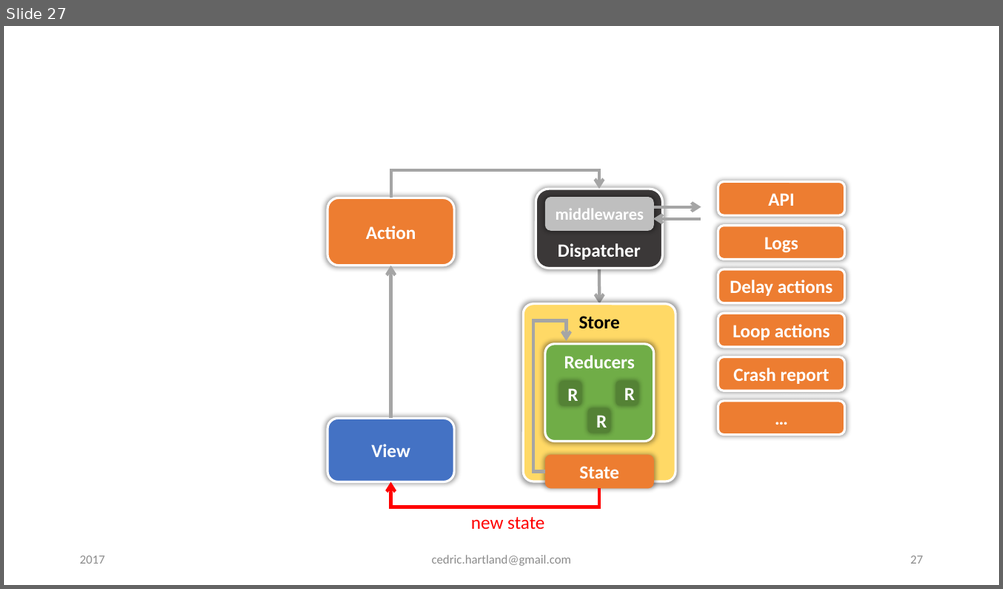
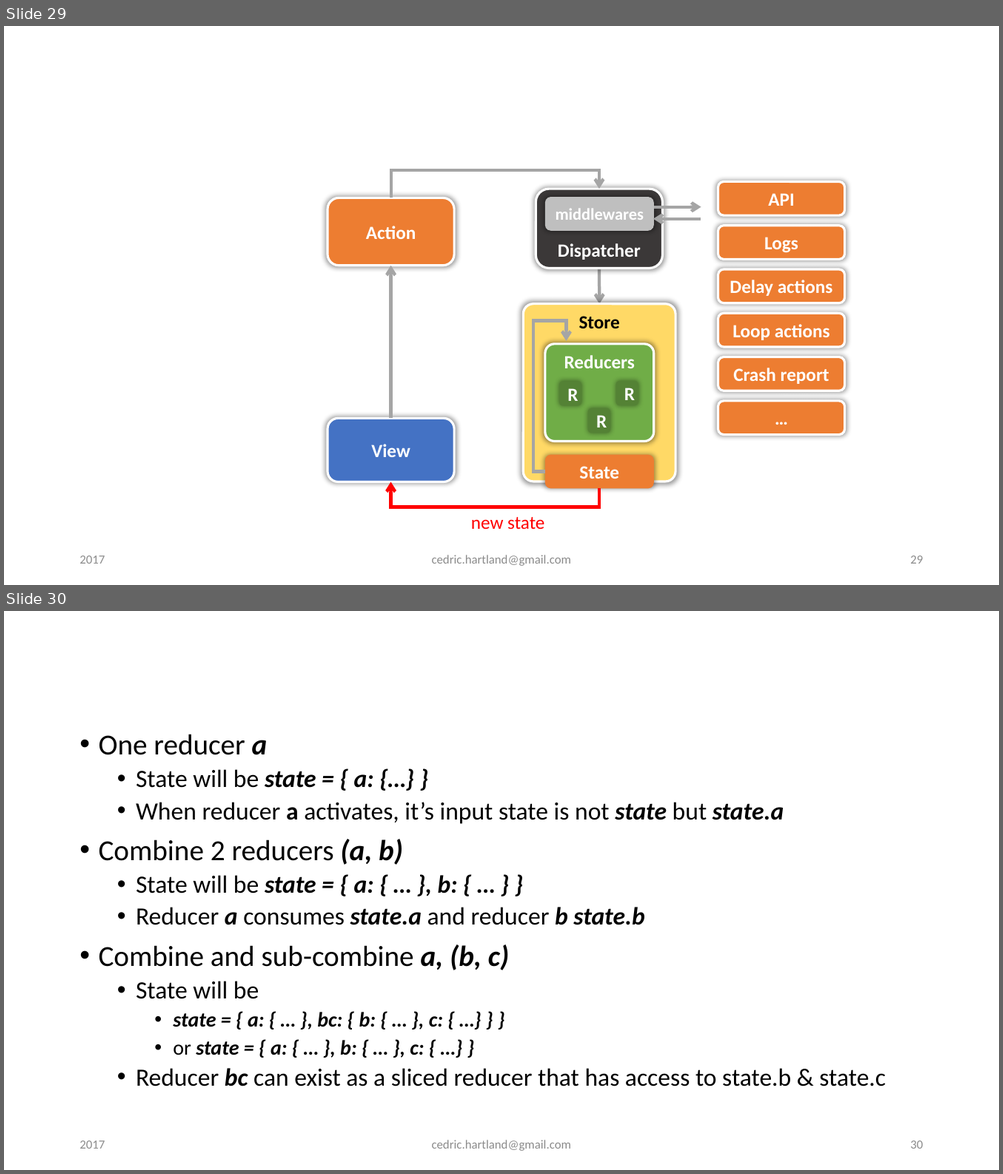
Before and after one commit to gigacool/react-redux-presentation, a slide deck: docs/React & Redux.pptx. Shown one above the other, each under a label of ours: slide 27 before the commit, slides 29 and 30 after it. The pictures are 1003x589 and 1003x1174 pixels, drawn with LibreOffice and Linux fonts; fonts in the diff are those of the drawing; background and template pictures are left out. Boxes give left, top, right and bottom in pixels: in the first picture for what was removed or moved away, otherwise in the second. Text is boxed around its words. In the diff, an @@ line names an element or a change of style, - is before the commit and + after.

Commit message:
minor react updates, redux workflow, reducers combination and normalization

```diff
--- a/docs/React & Redux.pptx
+++ b/docs/React & Redux.pptx
@@ slide 30 added at [4,611,999,1170], background #FFFFFF @@
@@ title added at [73,641,930,711], 36 pt, text #FFFFFF @@
+Redux – reducers and combinations
@@ text added at [99,734,885,1087], 24 pt, text #000000 @@
+• One reducer a
+  • State will be state = { a: {…} }
+  • When reducer a activates, it’s input state is not state but state.a
+• Combine 2 reducers (a, b)
+  • State will be state = { a: { … }, b: { … } }
+  • Reducer a consumes state.a and reducer b state.b
+• Combine and sub-combine a, (b, c)
+  • State will be
+    • state = { a: { … }, bc: { b: { … }, c: { …} } }
+    • or state = { a: { … }, b: { … }, c: { …} }
+  • Reducer bc can exist as a sliced reducer that has access to state.b & state.c
@@ text added at [79,1141,105,1149], 12 pt, text #8C8C8C @@
+2017
@@ text added at [432,1140,571,1151], 12 pt, text #8C8C8C @@
+cedric.hartland@gmail.com
@@ page number added at [910,1141,922,1149], 12 pt, text #8C8C8C @@
+30
@@ what was slide 27 is now slide 29 @@
@@ page number at [910,556,922,564]: text changed @@
-27
+29
```
Also in this commit, not shown: 7 slides changed, 3 other slides added.
